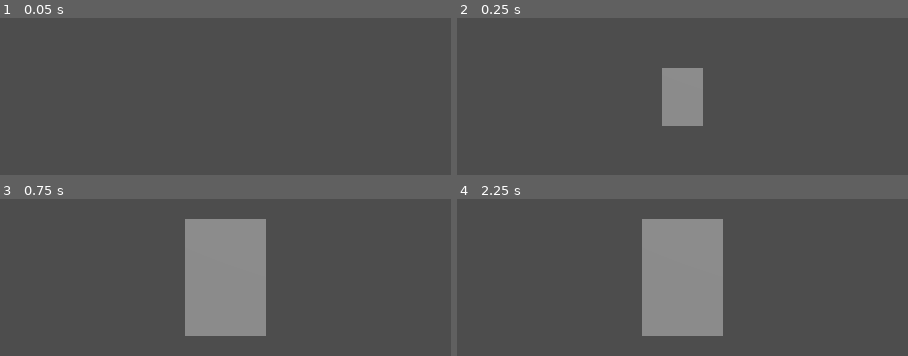
Above: before the commit, frames 1-4 (two rows, left to right).
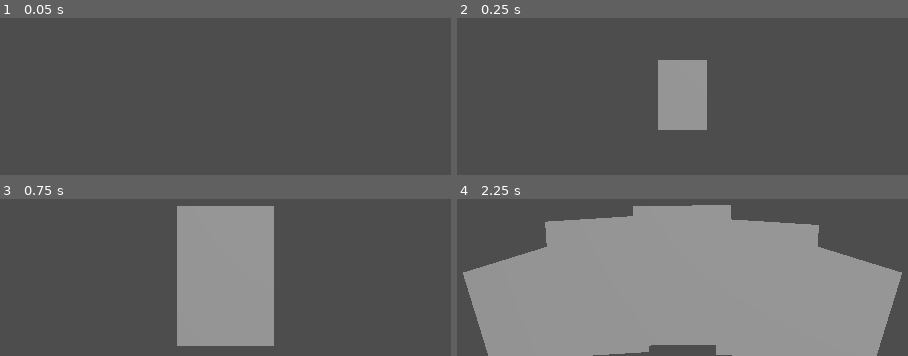
Above: after the commit, the same moments.

Repository: mikabrytu/Deck-Defense
Game: Godot game, scene res://scenes/main/main.tscn
Two runs of this game, one before a commit and one after it. Both use one fixed random seed, a clock stepped at 60 frames per second and the inputs below. The project has no main scene, so this scene is started directly.
Inputs:
- Up to frame 1 (0.05 s): no input
- Up to frame 2 (0.25 s): no input
- Up to frame 3 (0.75 s): no input
- Up to frame 4 (2.25 s): tap Enter at 1.25 s

Frame 1 is identical in both runs. In frame 2, 1.5% of the frame differs, in the area x 44-56%, y 26-72%; in frame 3, 5.8%; in frame 4, 59%, in the area x 1-99%, y 3-100%.

Commit message:
Spawn cards on the correct position and rotation

Diff:
--- a/scenes/card_hand/card_hand.gd
+++ b/scenes/card_hand/card_hand.gd
@@ -2,6 +2,17 @@
 
 
 @export var card_spawn_duration: float
+@export_category("Hand Placement")
+@export var position_curve: Curve
+@export var position_multiplier: float
+@export var height_curve: Curve
+@export var height_multiplier: float
+@export var rotation_curve: Curve
+@export var rotation_multiplier: float
+@export_category("Debug")
+@export var card_amount: int
+
+var _cards_in_hand: Array[Node3D]
 
 const CARD = preload("res://components/card/card.tscn")
 
@@ -10,16 +21,19 @@
 
 
 func _ready():
-	add_cards(5)
+	$MeshInstance3D.hide()
+
+	_add_cards(card_amount)
 
 
 # Implementation
 
 
-func add_cards(amount = 1):
+func _add_cards(amount = 1):
 	for i in amount:
 		var c = CARD.instantiate()
 		add_child(c)
+		_cards_in_hand.append(c)
 
 		var tween = create_tween()
 		tween.set_trans(Tween.TRANS_ELASTIC)
@@ -33,3 +47,48 @@
 
 		await get_tree().create_timer(card_spawn_duration / 2).timeout
 		continue
+
+	_set_hand()
+
+
+func _set_hand():
+	var total = _cards_in_hand.size()
+	var hand_ratio = 0.5
+
+	if total > 1:
+		for i in total:
+			var card = _cards_in_hand[i]
+			var tween = create_tween()
+			tween.set_trans(Tween.TRANS_BOUNCE)
+			tween.set_ease(Tween.EASE_OUT)
+
+			hand_ratio = float(i) / float(total - 1)
+			var ratio_values = Vector2(
+				position_curve.sample(hand_ratio) * position_multiplier,
+				height_curve.sample(hand_ratio) * height_multiplier
+			)
+
+			var hand_position = Vector3(
+				card.global_position.x + ratio_values.x,
+				card.global_position.y + ratio_values.y,
+				card.global_position.z
+			)
+
+			var hand_rotation = card.rotation
+			hand_rotation.z = rotation_curve.sample(hand_ratio) * rotation_multiplier
+
+			tween.tween_property(
+				card,
+				"global_position",
+				hand_position,
+				card_spawn_duration / 4
+			)
+			tween.tween_property(
+				card,
+				"rotation",
+				hand_rotation,
+				card_spawn_duration / 4
+			)
+
+			await get_tree().create_timer(card_spawn_duration / 4).timeout
+			continue
--- a/scenes/card_hand/card_hand.tscn
+++ b/scenes/card_hand/card_hand.tscn
@@ -1,7 +1,34 @@
-[gd_scene load_steps=2 format=3 uid="uid://b5upwfx10injv"]
+[gd_scene load_steps=6 format=3 uid="uid://b5upwfx10injv"]
 
 [ext_resource type="Script" path="res://scenes/card_hand/card_hand.gd" id="1_awfv2"]
+
+[sub_resource type="Curve" id="Curve_fhkho"]
+min_value = -1.0
+_data = [Vector2(0, -1), 0.0, 2.0, 0, 1, Vector2(1, 1), 2.0, 0.0, 1, 0]
+point_count = 2
+
+[sub_resource type="Curve" id="Curve_1femb"]
+min_value = -1.0
+_data = [Vector2(0, -1), 0.0, 4.26954, 0, 0, Vector2(0.5, 0.0106195), 0.0, 0.0, 0, 0, Vector2(1, -1), -3.26822, 0.0, 0, 0]
+point_count = 3
+
+[sub_resource type="Curve" id="Curve_42g4r"]
+min_value = -1.0
+_data = [Vector2(0, 1), 0.0, -5.01099, 0, 0, Vector2(0.5, 0.0106195), -0.286232, -0.286232, 0, 0, Vector2(1, -1), -4.84484, 0.0, 0, 0]
+point_count = 3
+
+[sub_resource type="SphereMesh" id="SphereMesh_an8xo"]
 
 [node name="Card Hand" type="Node3D"]
 script = ExtResource("1_awfv2")
 card_spawn_duration = 0.5
+position_curve = SubResource("Curve_fhkho")
+position_multiplier = 2.5
+height_curve = SubResource("Curve_1femb")
+height_multiplier = 1.0
+rotation_curve = SubResource("Curve_42g4r")
+rotation_multiplier = 0.3
+card_amount = 5
+
+[node name="MeshInstance3D" type="MeshInstance3D" parent="."]
+mesh = SubResource("SphereMesh_an8xo")
--- a/scenes/main/main.tscn
+++ b/scenes/main/main.tscn
@@ -8,6 +8,7 @@
 transform = Transform3D(0.973778, -0.0994943, 0.204591, 1.99351e-17, 0.899298, 0.437336, -0.227501, -0.425868, 0.875717, 2.08165e-12, 10, 2.08165e-12)
 
 [node name="Camera3D" type="Camera3D" parent="."]
-transform = Transform3D(1, 0, 0, 0, 1, 0, 0, 0, 1, 2.08165e-12, 2.5, 5)
+transform = Transform3D(1, -4.96191e-16, 3.16108e-16, 3.16108e-16, 0.906308, 0.422618, -4.96191e-16, -0.422618, 0.906308, 2.08165e-12, 2.5, 5)
 
-[node name="Card Hand" parent="." instance=ExtResource("1_cqbm3")]
+[node name="Card Hand" parent="Camera3D" instance=ExtResource("1_cqbm3")]
+transform = Transform3D(1, -6.81037e-22, 3.96132e-22, 9.29207e-24, 1, -4.41823e-10, -6.75111e-24, 4.37369e-08, 0.999999, 2.1684e-19, -2.06816, -4.18797)
